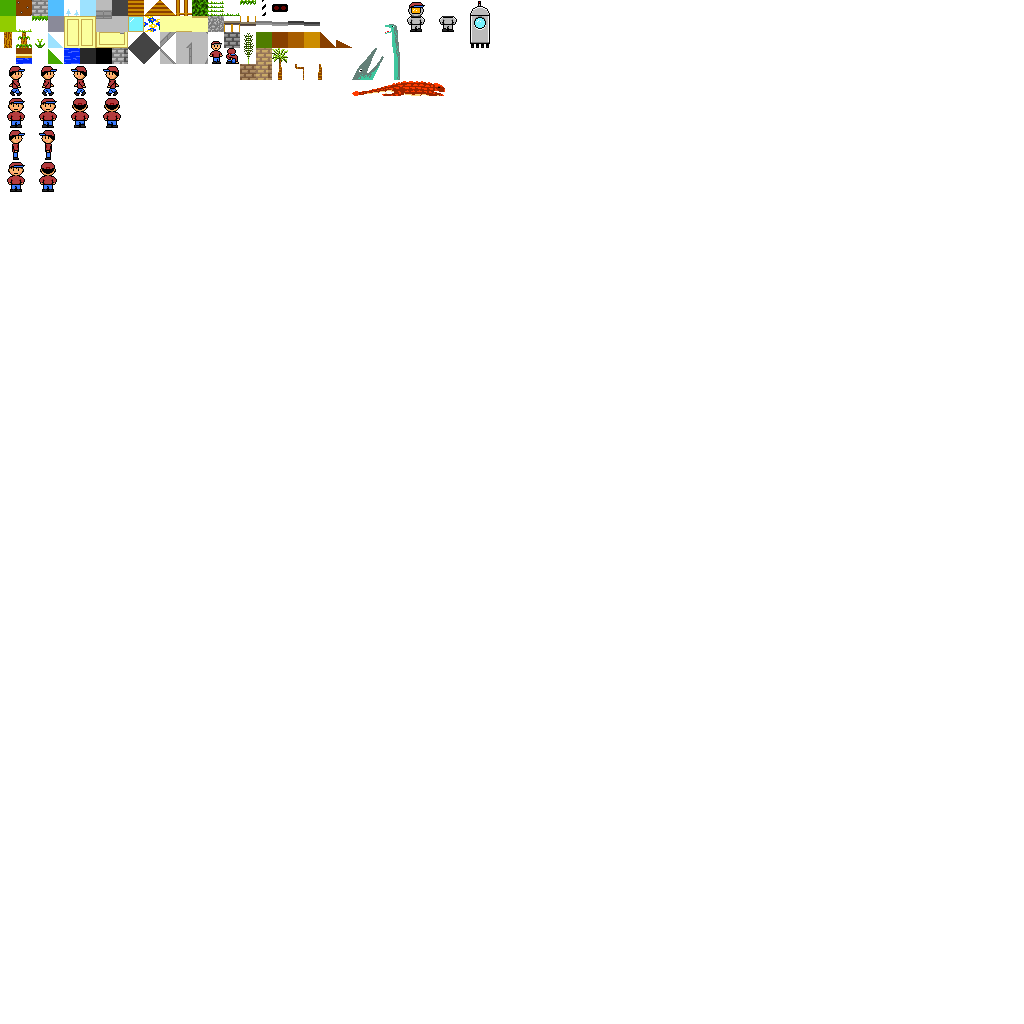
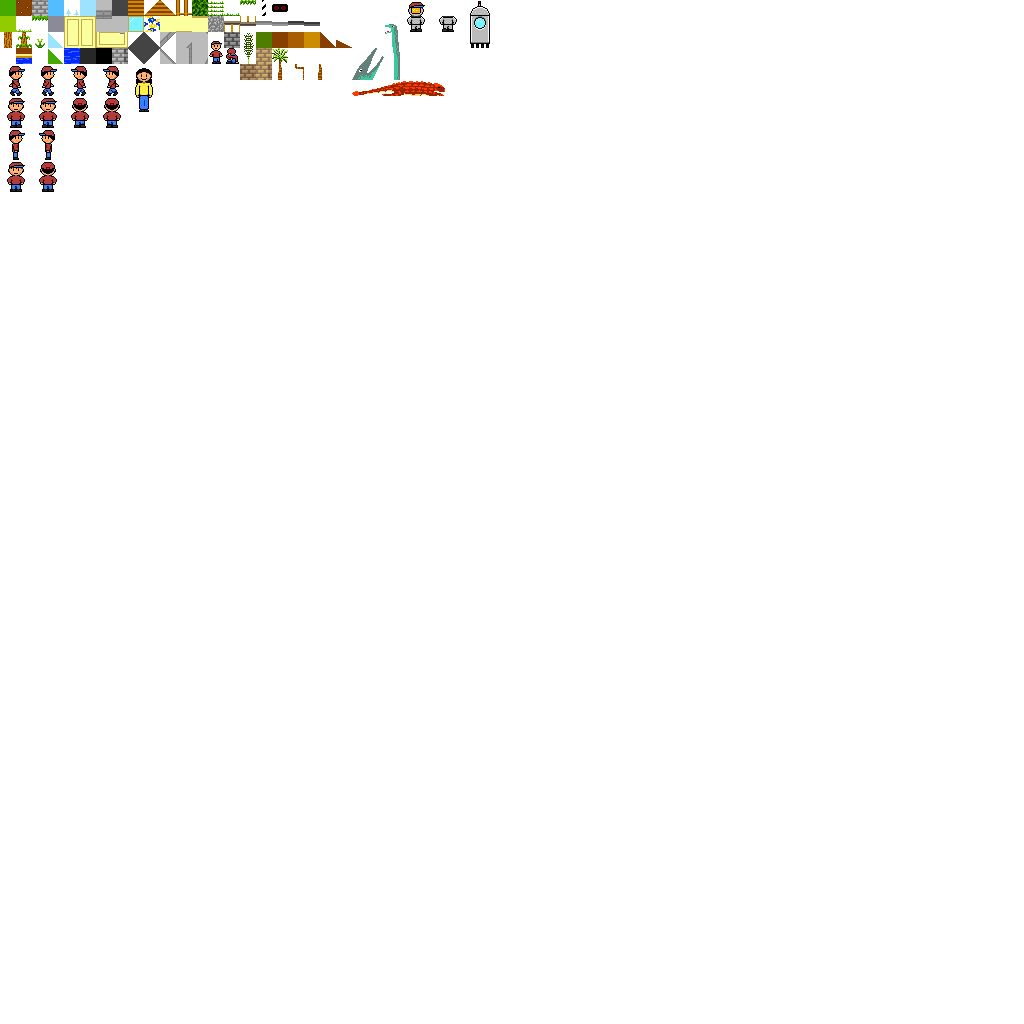
Layers edited between the first and the second 1024 x 1024 image:
painted on "Paint Layer 1" over [135, 68, 153, 112]
